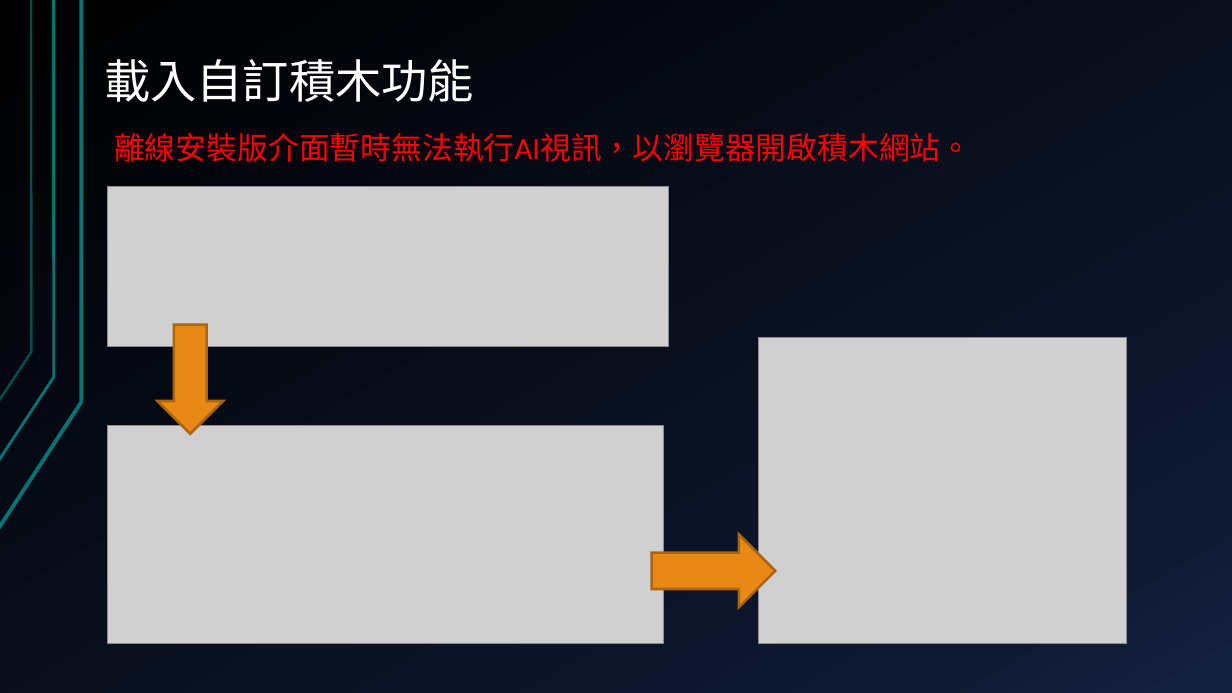
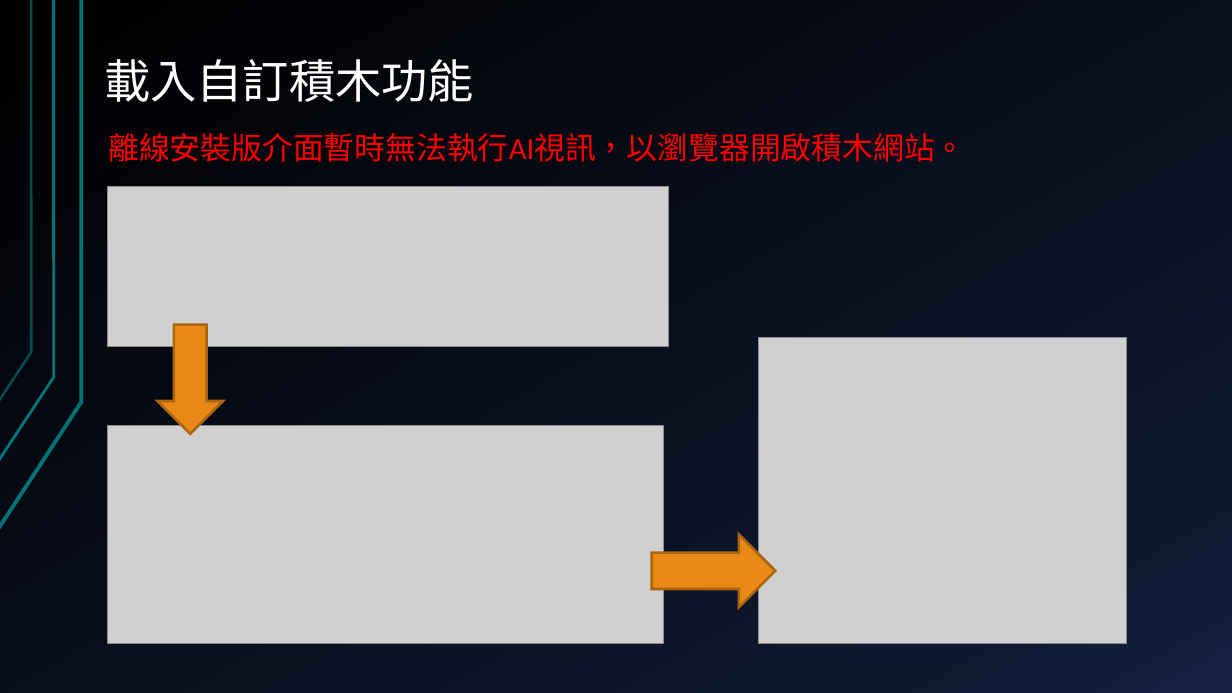
Before and after one commit to deltacod/Workshop, a slide deck: slide 16 of 2019.12.20_esp32-cam/ESP32-CAM-AI影像辨識應用.pptx. Drawn at 1232x693 pixels with LibreOffice and Linux fonts; fonts in the diff are those of the drawing; grey boxes stand for pictures. Boxes give left, top, right and bottom in pixels: in the first picture for what was removed or moved away, otherwise in the second. Text is boxed around its words. In the diff, an @@ line names an element or a change of style, - is before the commit and + after.

```diff
--- a/2019.12.20_esp32-cam/ESP32-CAM-AI影像辨識應用.pptx
+++ b/2019.12.20_esp32-cam/ESP32-CAM-AI影像辨識應用.pptx
@@ text "離線安裝版介面暫時無法執行AI視訊，以瀏覽器開啟積木網站。": place and size @@
-text "離線安裝版介面暫時無法執行AI視訊，以瀏覽器開啟積木網站。" at (114,133,971,162)
+text "離線安裝版介面暫時無法執行AI視訊，以瀏覽器開啟積木網站。" at (108,133,965,162)
```
Also in this commit, not shown: 8 other slides changed, 1 slide added, 1 other file.
